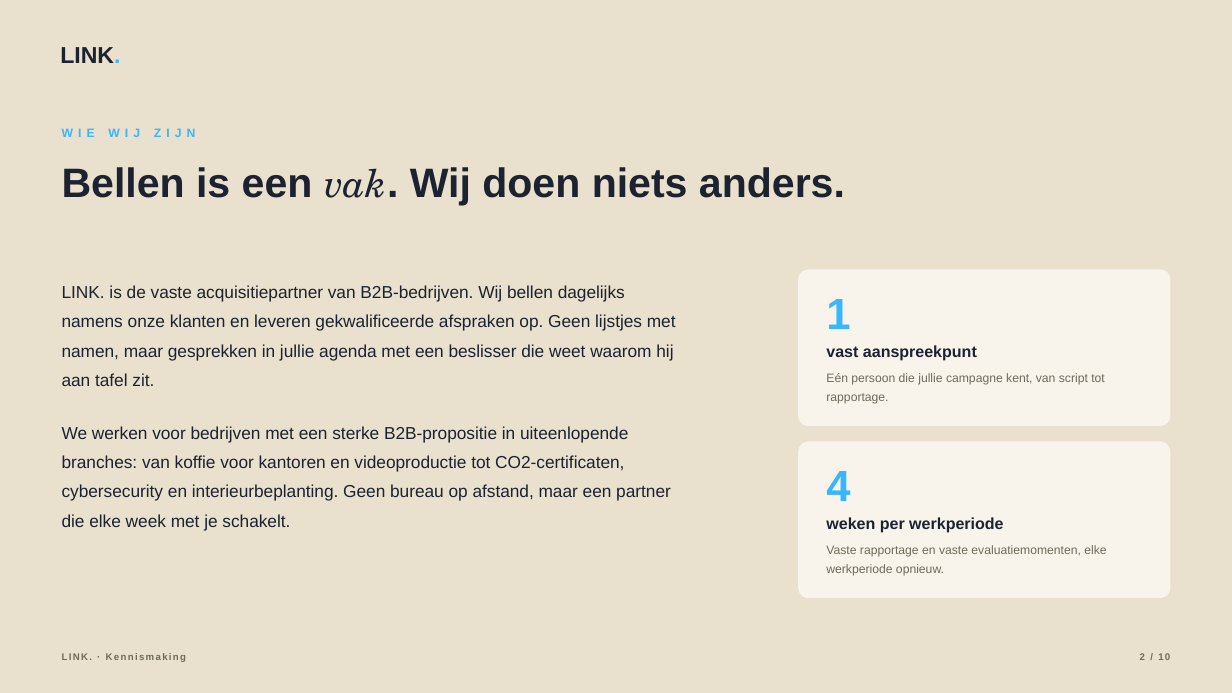
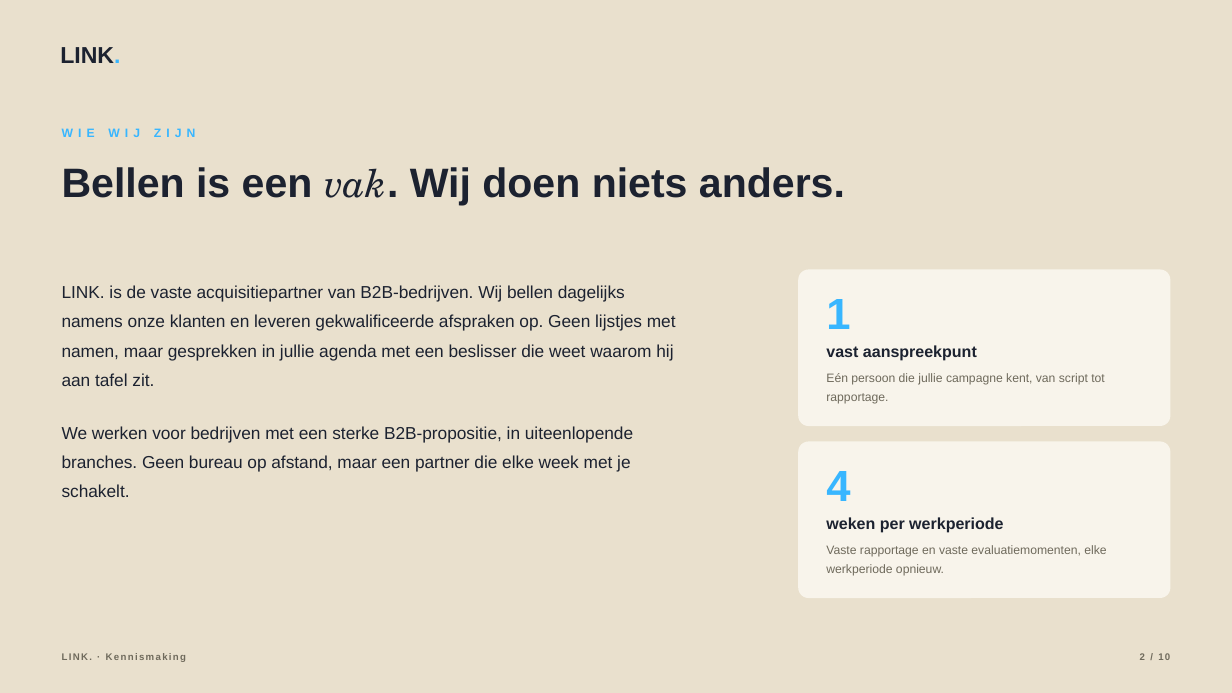
Before and after one commit to hens-lang/Test, a slide deck: slide 2 of output/LINK. kennismaking.pptx. Drawn at 1232x693 pixels with LibreOffice and Linux fonts; fonts in the diff are those of the drawing. Boxes give left, top, right and bottom in pixels: in the first picture for what was removed or moved away, otherwise in the second. Text is boxed around its words. In the diff, an @@ line names an element or a change of style, - is before the commit and + after.

```diff
--- a/output/LINK. kennismaking.pptx
+++ b/output/LINK. kennismaking.pptx
@@ text at (62, 426, 633, 497): text changed @@
-We werken voor bedrijven met een sterke B2B-propositie in uiteenlopende branches: van koffie voor kantoren en videoproductie tot CO2-certificaten, cybersecurity en interieurbeplanting. Geen bureau op afstand, maar een partner die elke week met je schakelt.
+We werken voor bedrijven met een sterke B2B-propositie, in uiteenlopende branches. Geen bureau op afstand, maar een partner die elke week met je schakelt.
```
Also in this commit, not shown: 4 other files.
